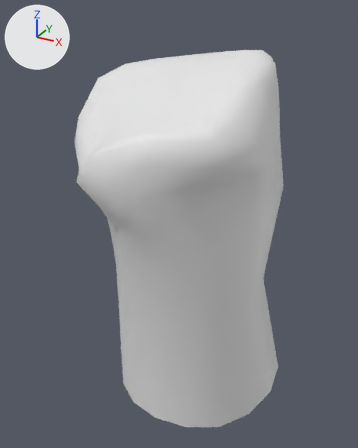
Before and after pictures for a commit that changed the FBX model res/models/Modele_Mati/Swieczki/Swieca2.fbx.
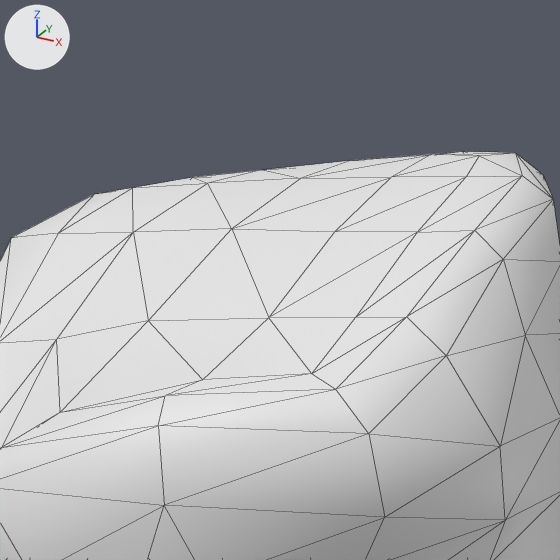
Each version appears first whole from a 50 mm camera at (0.01231, -0.02353, 0.01134) aimed at (-0.00038, -0.00046, -0.00019), and next in a close-up on the part from 26% to 78% of the width and 0% to 41% of the height. Every picture has the same lights, and +X, +Y and +Z are marked at upper left. The older version's two pictures come first. The close-ups show mesh edges as thin lines. Where no turn or scale is listed for an object, it has been applied to the vertices.

Names of what the first close-up shows: 'Swieca2'.
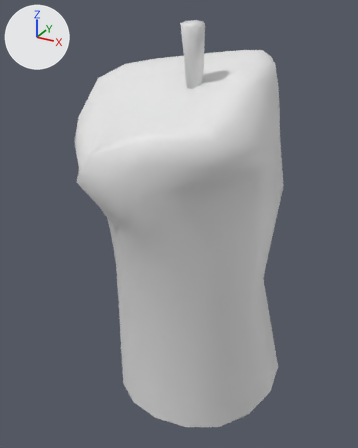
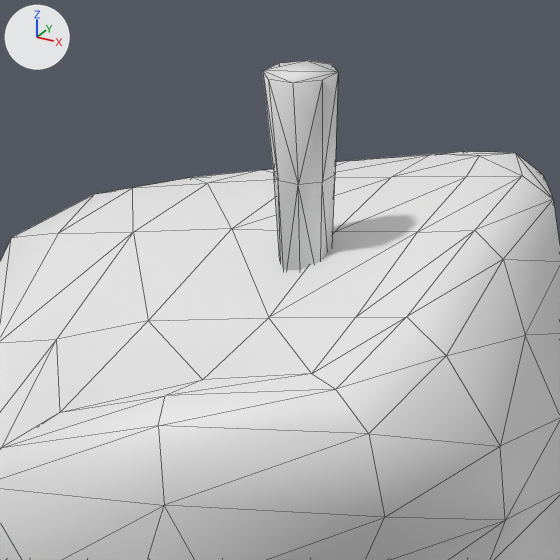
The edits, one by one:
me_swieca2_001 is used by ob_swieca2; location (0.0, 0.0, 0.0).
me_swieca2_001 had 153 vertices, 288 faces and spanned x -0.0064..0.0056, y -0.0068..0.0058, z -0.0112..0.0092.
me_swieca2_001 now has 177 vertices, 332 faces and spans x -0.0064..0.0056, y -0.0068..0.0058, z -0.0112..0.0108.
me_swieca2_001 part 1: a new loose piece of 24 vertices spanning x 0.0005..0.0018, y -0.0026..-0.0009, z 0.0073..0.0108.

What differs and where, as boxes [x1, y1, x2, y2] in the close-ups (560 x 560 px):
'Swieca2', reshaped
    before: [0, 151, 560, 560]
    after: [0, 61, 560, 560]
part 1 of me_swieca2_001, added
    after: [263, 61, 338, 270]
